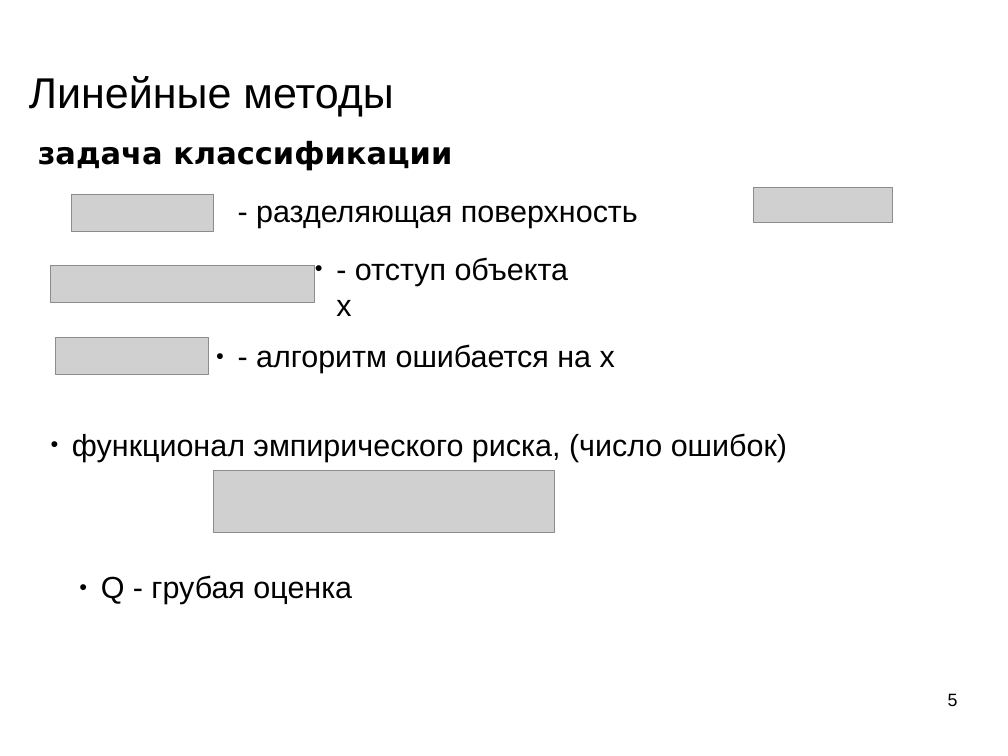
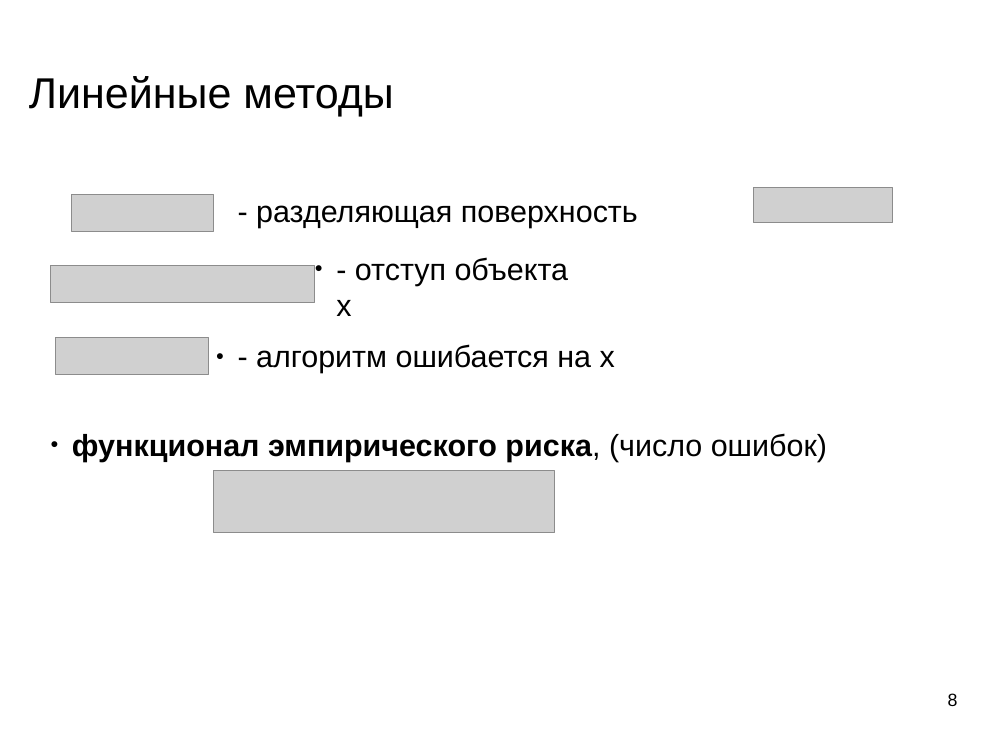
Before and after one commit to mechanoid5/ml_lectorium_legacy, a slide deck: slide 8 of 09-linear.odp (slide 5 before the commit). Drawn at 1008x756 pixels with LibreOffice and Linux fonts; fonts in the diff are those of the drawing; grey boxes stand for pictures; background and template pictures are left out. Boxes give left, top, right and bottom in pixels: in the first picture for what was removed or moved away, otherwise in the second. Text is boxed around its words. In the diff, an @@ line names an element or a change of style, - is before the commit and + after.

```diff
--- a/09-linear.odp
+++ b/09-linear.odp
@@ text removed at (38,140,452,170) @@
-задача классификации
@@ text "функционал эмпирического риска, (число ошибок)" at (72,433,827,462): bold on in "функционал эмпирического риска," @@
@@ text removed at (101,575,352,604) @@
-● Q - грубая оценка
@@ page number at (948,693,958,706): text changed @@
-5
+8
```
Also in this commit, not shown: 10 other slides changed, 7 slides added, 2 slides removed.
